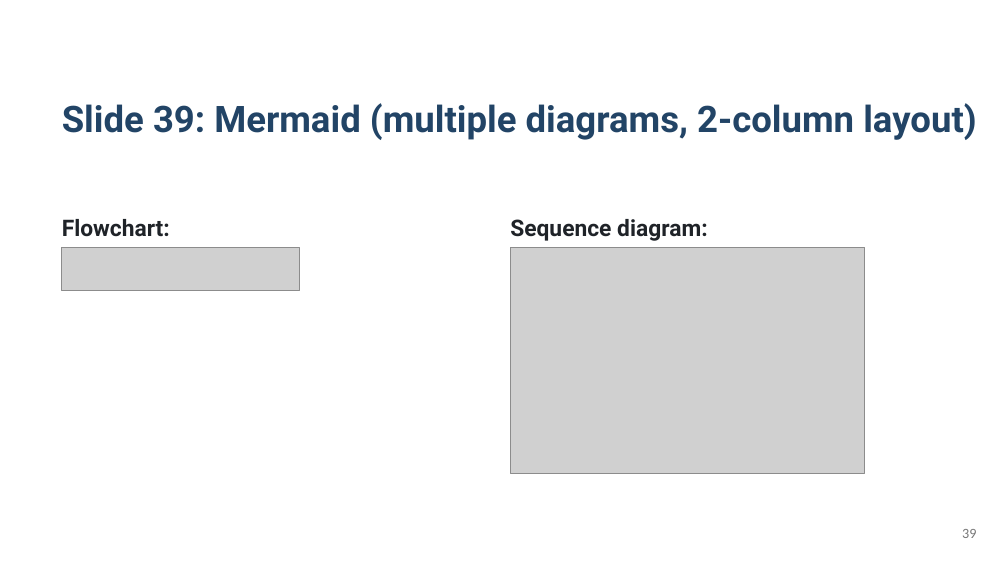
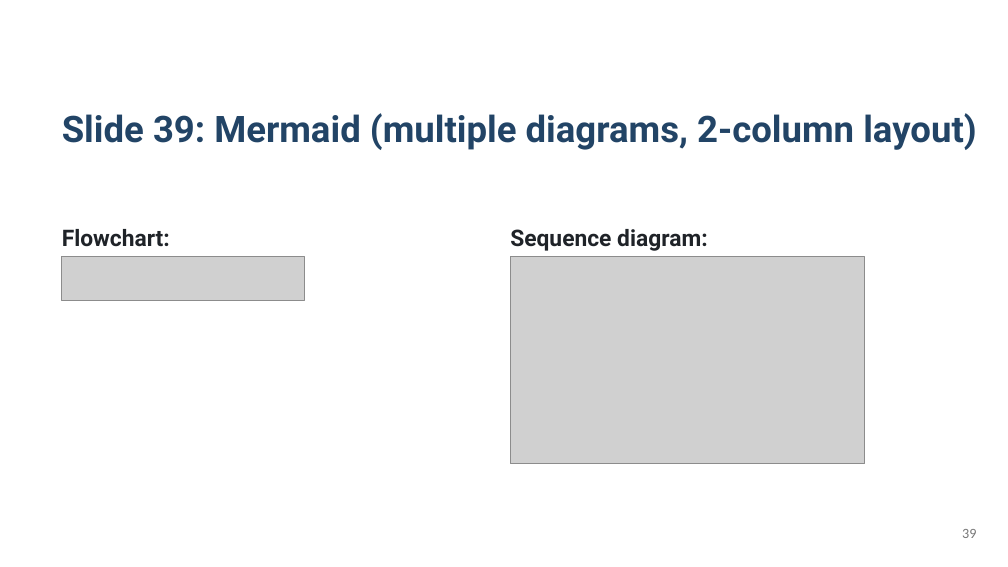
Before and after one commit to KatsuYuzu/marp-to-editable-pptx, a slide deck: slide 39 of output-pptx/test-output.pptx. Drawn at 1008x567 pixels with LibreOffice and Linux fonts; fonts in the diff are those of the drawing; grey boxes stand for pictures. Boxes give left, top, right and bottom in pixels: in the first picture for what was removed or moved away, otherwise in the second. Text is boxed around its words. In the diff, an @@ line names an element or a change of style, - is before the commit and + after.

```diff
--- a/output-pptx/test-output.pptx
+++ b/output-pptx/test-output.pptx
@@ 3 texts: place and size @@
-3 texts at box(62, 103, 976, 241)
+3 texts at box(62, 113, 976, 251)
@@ picture: place and size @@
-picture at box(62, 247, 299, 290)
+picture at box(62, 257, 306, 300)
@@ picture: place and size @@
-picture at box(510, 247, 865, 473)
+picture at box(510, 257, 865, 464)
```
Also in this commit, not shown: 21 other slides changed, 1 other file.
